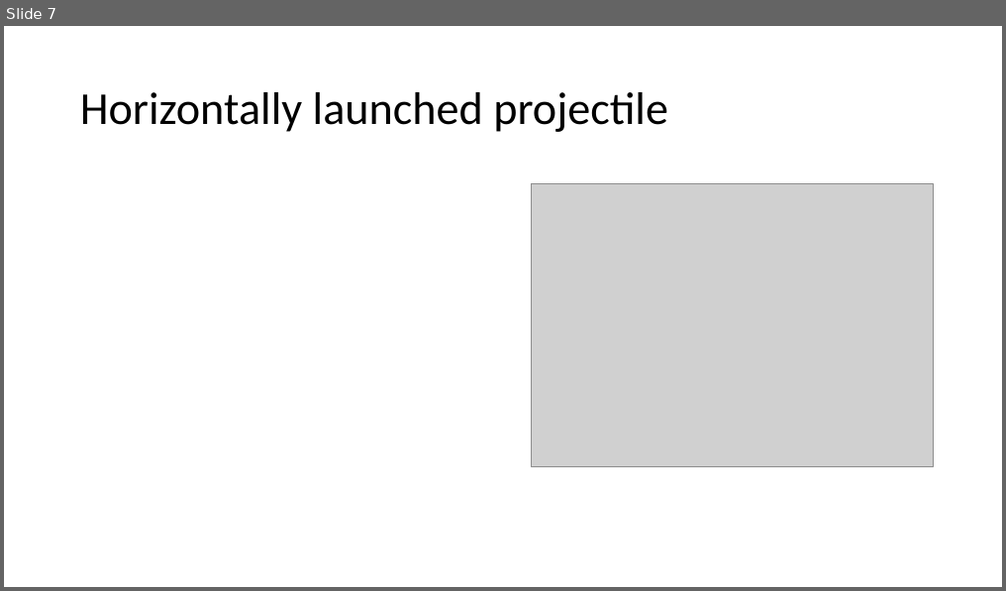
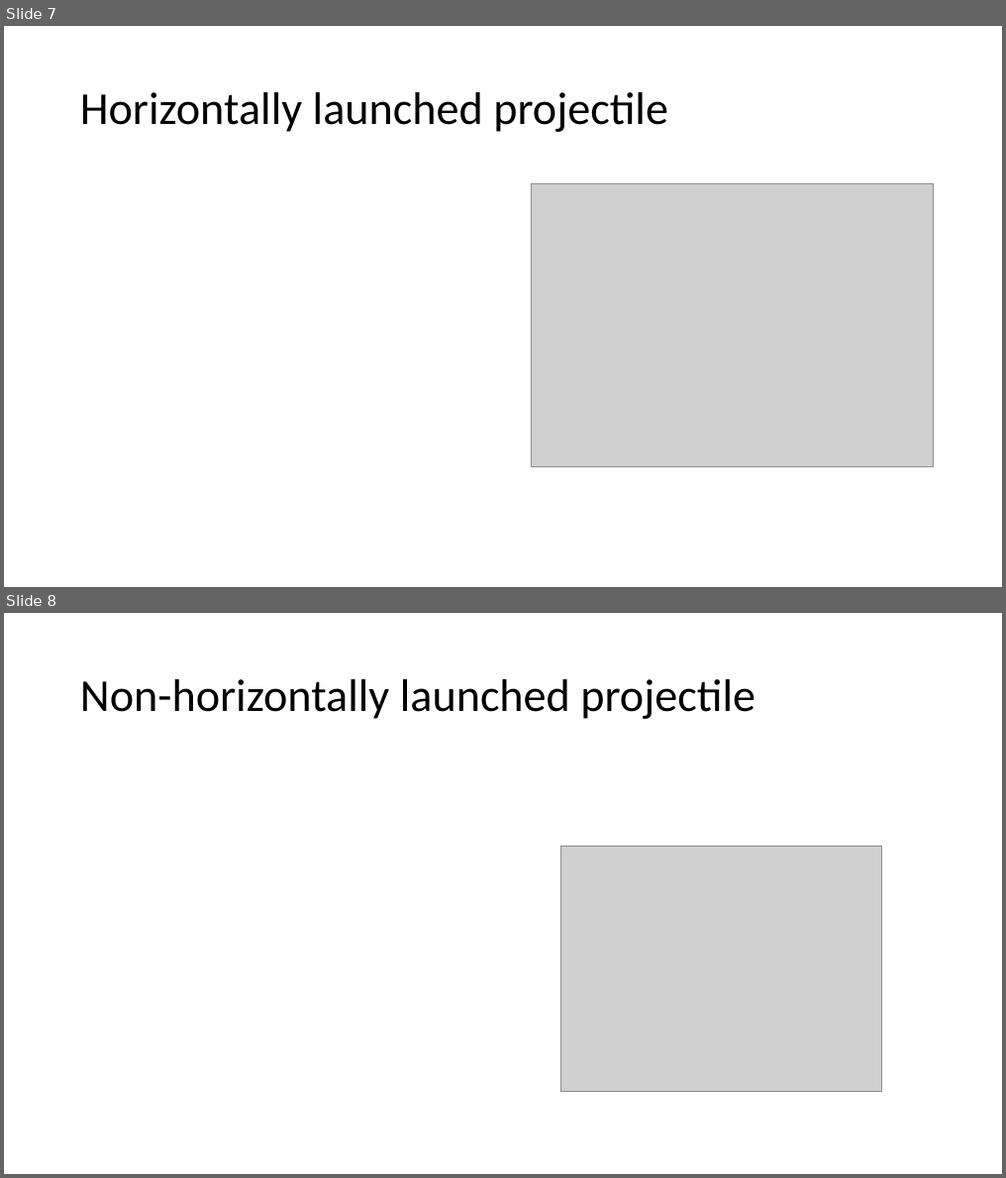
Before and after one commit to acsabai/acsabai.github.io, a slide deck: classes/Physics9ab/downloads/Projectiles.pptx. Shown one above the other, each under a label of ours: slide 7 before the commit, slides 7 and 8 after it. The pictures are 1006x591 and 1006x1178 pixels, drawn with LibreOffice and Linux fonts; fonts in the diff are those of the drawing; grey boxes stand for pictures. Boxes give left, top, right and bottom in pixels: in the first picture for what was removed or moved away, otherwise in the second. Text is boxed around its words. In the diff, an @@ line names an element or a change of style, - is before the commit and + after.

Commit message:
Projectiles

```diff
--- a/classes/Physics9ab/downloads/Projectiles.pptx
+++ b/classes/Physics9ab/downloads/Projectiles.pptx
@@ slide 8 added at [4,613,1002,1174], background #FFFFFF @@
@@ title added at [80,679,755,719], 44 pt, text #000000 @@
+Non-horizontally launched projectile
@@ picture added at [561,846,882,1092] @@
```
Also in this commit, not shown: 2 other slides added.
